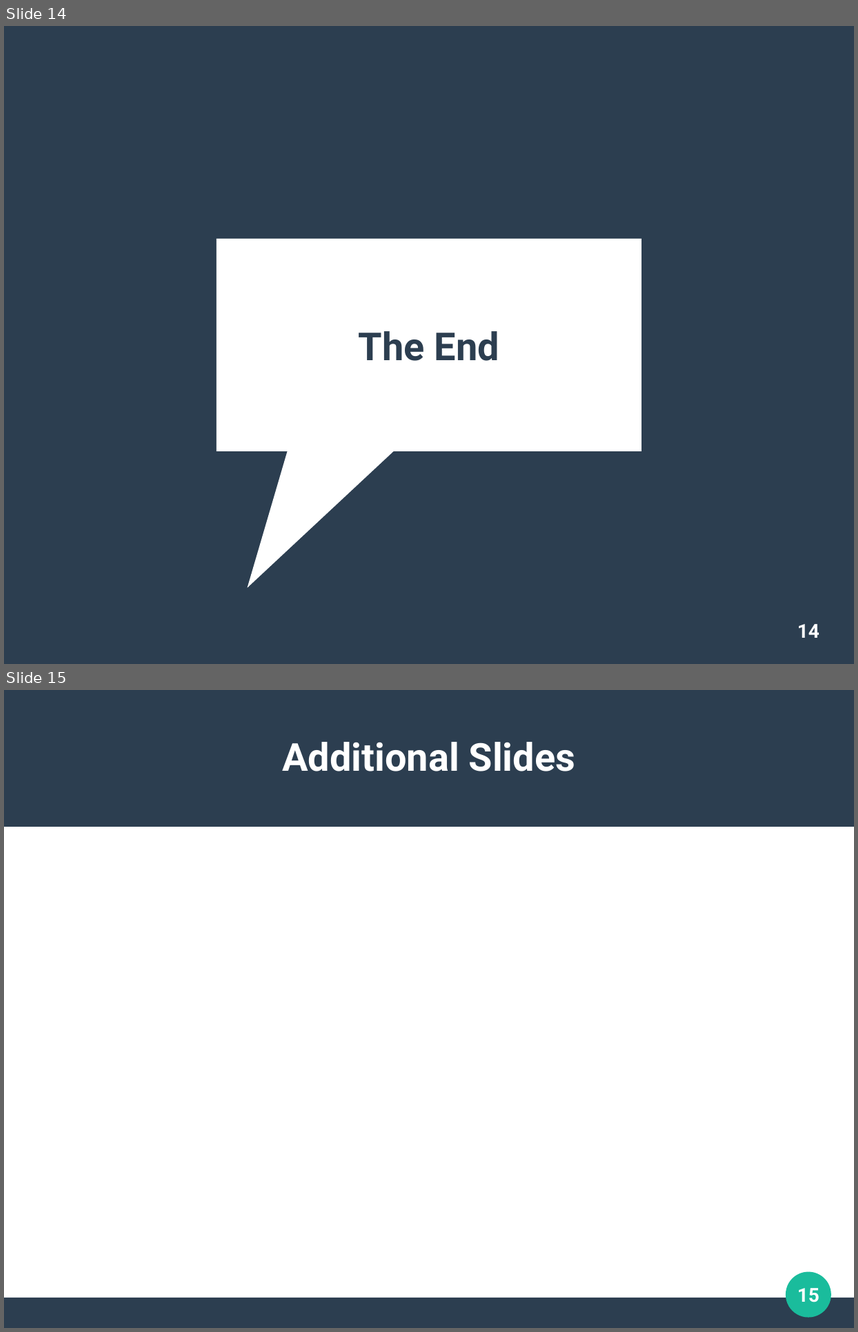
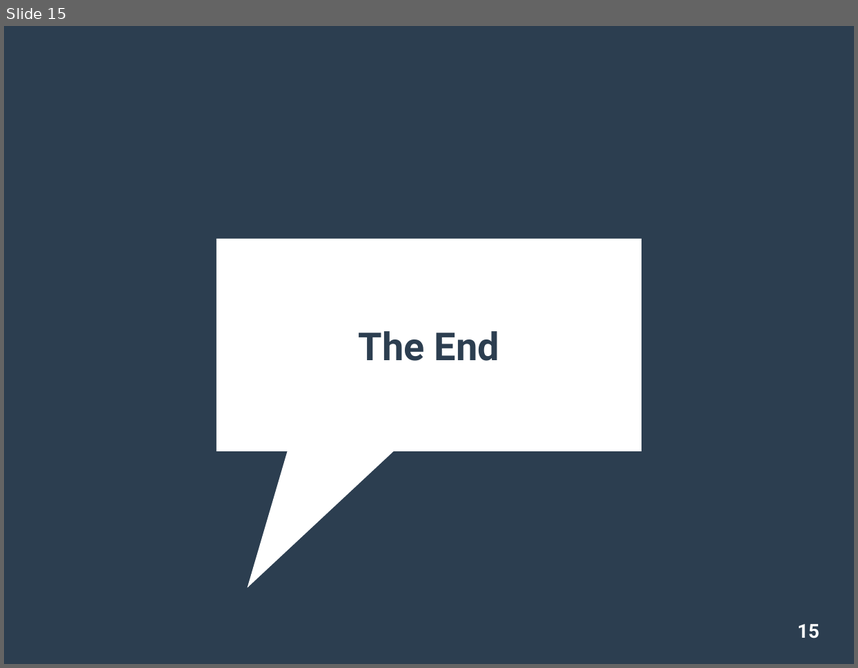
Before and after one commit to clemente-lab/mmeds-meta, a slide deck: sql/mmeds.odp. Shown one above the other, each under a label of ours: slides 14 and 15 before the commit, slide 15 after it. The pictures are 858x1332 and 858x668 pixels, drawn with LibreOffice and Linux fonts; fonts in the diff are those of the drawing. Boxes give left, top, right and bottom in pixels: in the first picture for what was removed or moved away, otherwise in the second. Text is boxed around its words. In the diff, an @@ line names an element or a change of style, - is before the commit and + after.

```diff
--- a/sql/mmeds.odp
+++ b/sql/mmeds.odp
@@ slide 15 removed at (4, 690, 854, 1328), background #FFFFFF @@
@@ rectangle removed at (4, 690, 854, 827) @@
@@ title removed at (282, 742, 575, 771) @@
-Additional Slides
@@ ellipse removed at (786, 1272, 832, 1317) @@
@@ page number removed at (797, 1288, 820, 1302) @@
-15
@@ rectangle removed at (4, 1297, 854, 1327) @@
@@ what was slide 14 is now slide 15 @@
@@ page number at (797, 624, 820, 638): text changed @@
-14
+15
```
Also in this commit, not shown: 4 slides added, 1 other slide removed, 4 other files.
